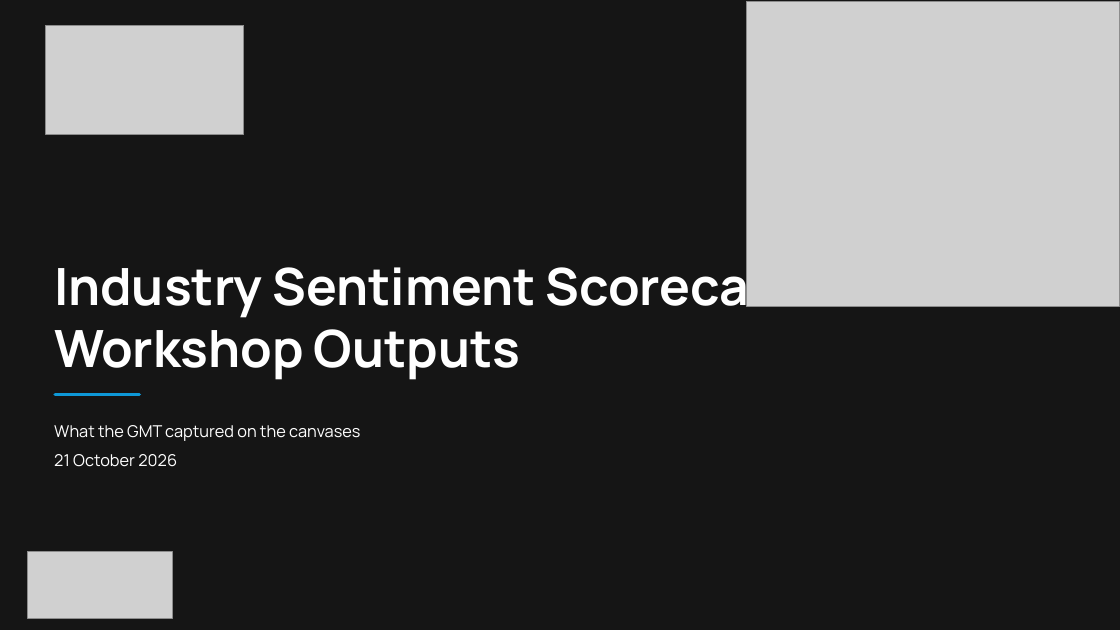
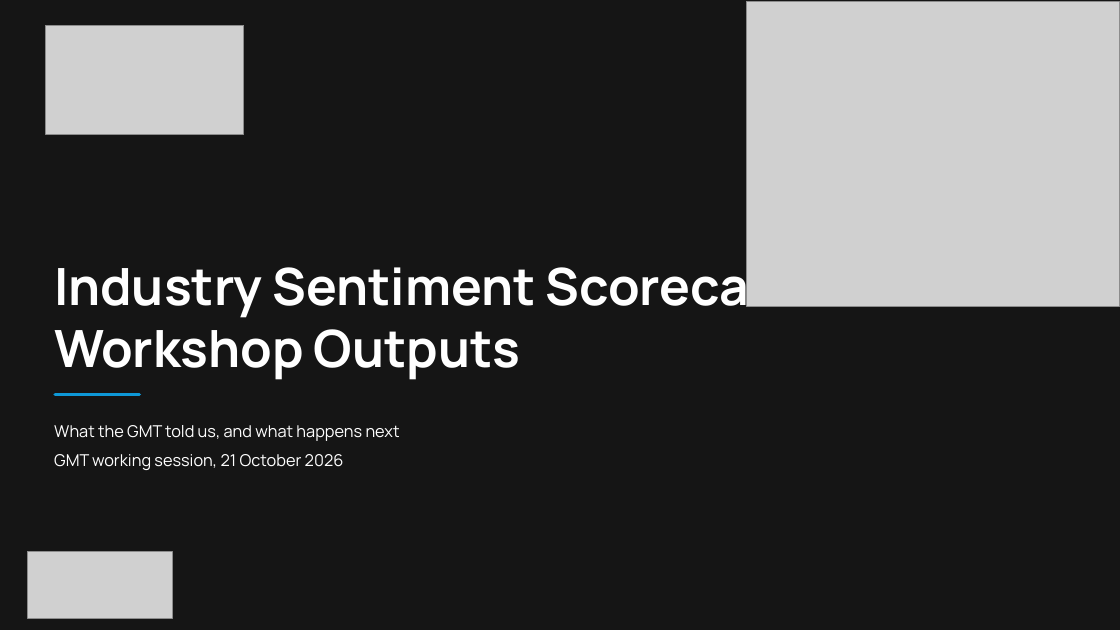
Before and after one commit to alyciawolf02/claude, a slide deck: slide 1 of outputs/ISS_GMT_Workshop_Outputs.pptx. Drawn at 1120x630 pixels with LibreOffice and Linux fonts; fonts in the diff are those of the drawing; grey boxes stand for pictures; background and template pictures are left out; a plain dark background stands for a picture behind light text. Boxes give left, top, right and bottom in pixels: in the first picture for what was removed or moved away, otherwise in the second. Text is boxed around its words. In the diff, an @@ line names an element or a change of style, - is before the commit and + after.

```diff
--- a/outputs/ISS_GMT_Workshop_Outputs.pptx
+++ b/outputs/ISS_GMT_Workshop_Outputs.pptx
@@ subtitle at bbox=[54, 425, 400, 470]: text changed @@
-What the GMT captured on the canvases
-21 October 2026
+What the GMT told us, and what happens next
+GMT working session, 21 October 2026
```
Also in this commit, not shown: 3 other slides changed, 3 slides added.
